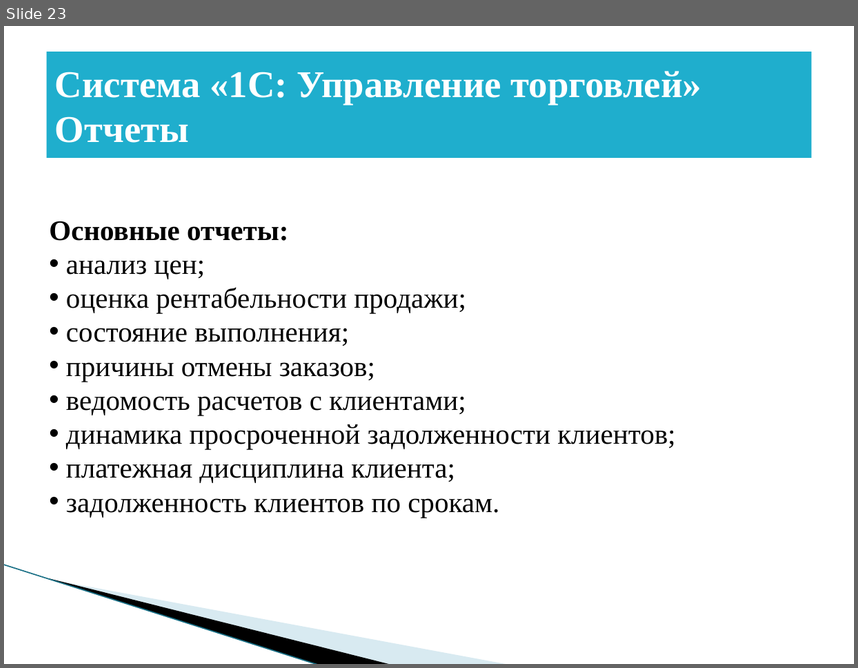
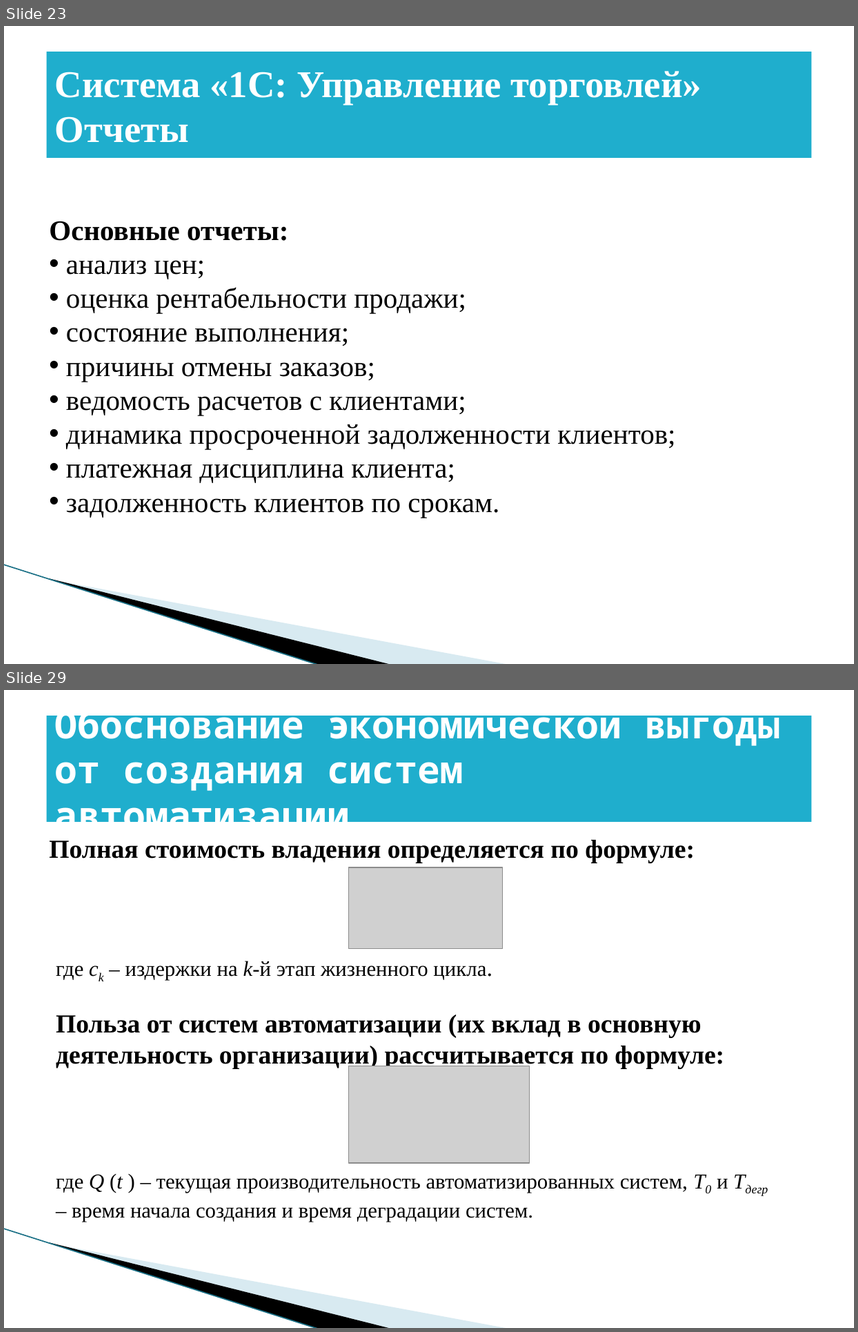
Before and after one commit to BadMax-Kirov/VKR, a slide deck: Выпускная квалификационная работа.pptx. Shown one above the other, each under a label of ours: slide 23 before the commit, slides 23 and 29 after it; the slides between them are not shown. The pictures are 858x668 and 858x1332 pixels, drawn with LibreOffice and Linux fonts; fonts in the diff are those of the drawing; grey boxes stand for pictures; background and template pictures are left out. Boxes give left, top, right and bottom in pixels: in the first picture for what was removed or moved away, otherwise in the second. Text is boxed around its words. In the diff, an @@ line names an element or a change of style, - is before the commit and + after.

```diff
--- a/Выпускная квалификационная работа.pptx
+++ b/Выпускная квалификационная работа.pptx
@@ slide 29 added at [4,690,854,1328], background #FFFFFF; not listed: 3 template elements that a slide beside it also shows @@
@@ title added at [47,716,811,822], fill #1FAECD, 32 pt, text #FFFFFF, bold @@
+Обоснование экономической выгоды от создания систем автоматизации.
@@ text added at [49,840,695,863], 22 pt, text #000000, bold @@
+Полная стоимость владения определяется по формуле:
@@ picture added at [349,867,503,949] @@
@@ text added at [56,960,486,980], 18 pt, text #000000 @@
+где ck – издержки на k-й этап жизненного цикла.
@@ text added at [56,1014,724,1069], 22 pt, text #000000, bold @@
+Польза от систем автоматизации (их вклад в основную деятельность организации) рассчитывается по формуле:
@@ picture added at [349,1066,530,1163] @@
@@ text added at [56,1174,728,1221], 18 pt, text #000000 @@
+где Q (t ) – текущая производительность автоматизированных систем, T0 и Tдегр – время начала создания и время деградации систем.
```
Also in this commit, not shown: 5 slides changed, 5 other slides added, 1 other file.
